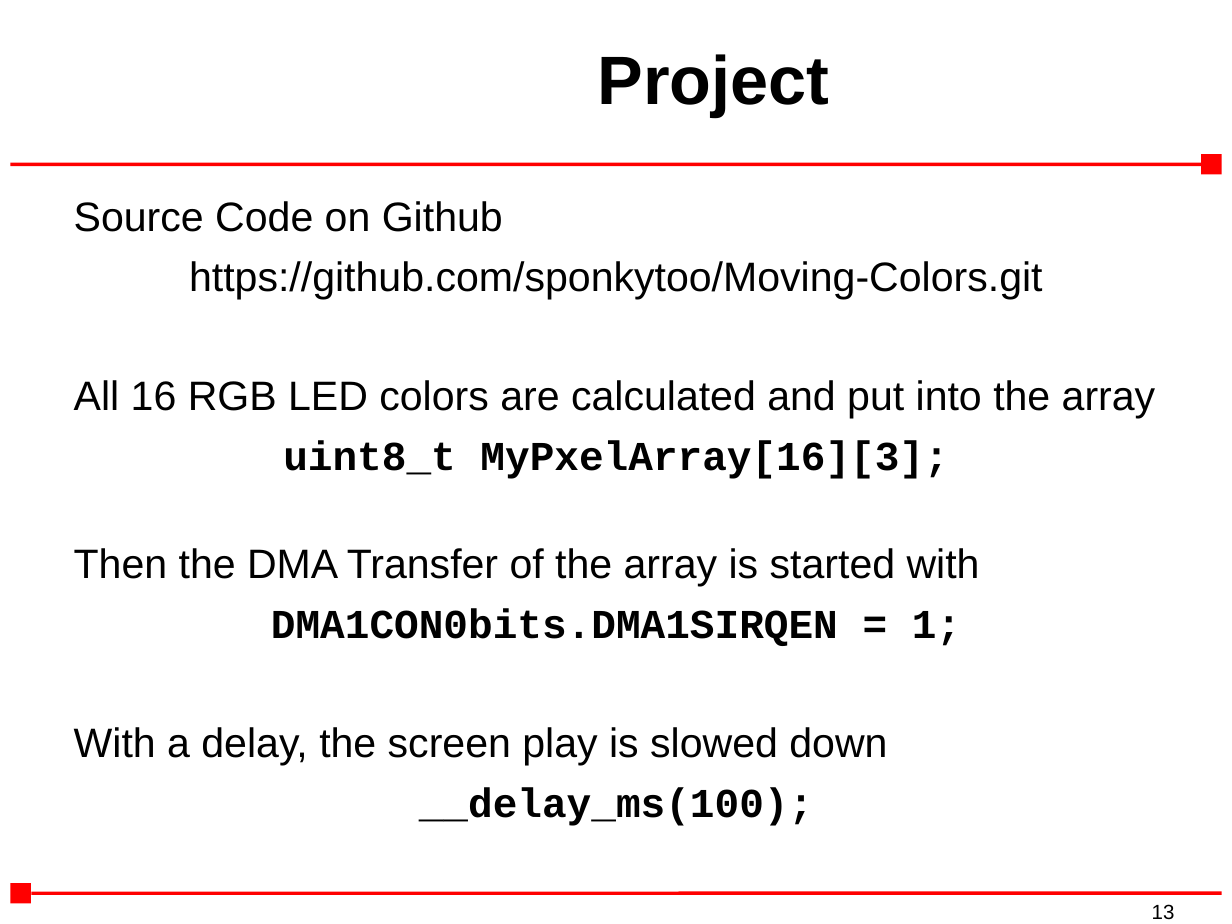
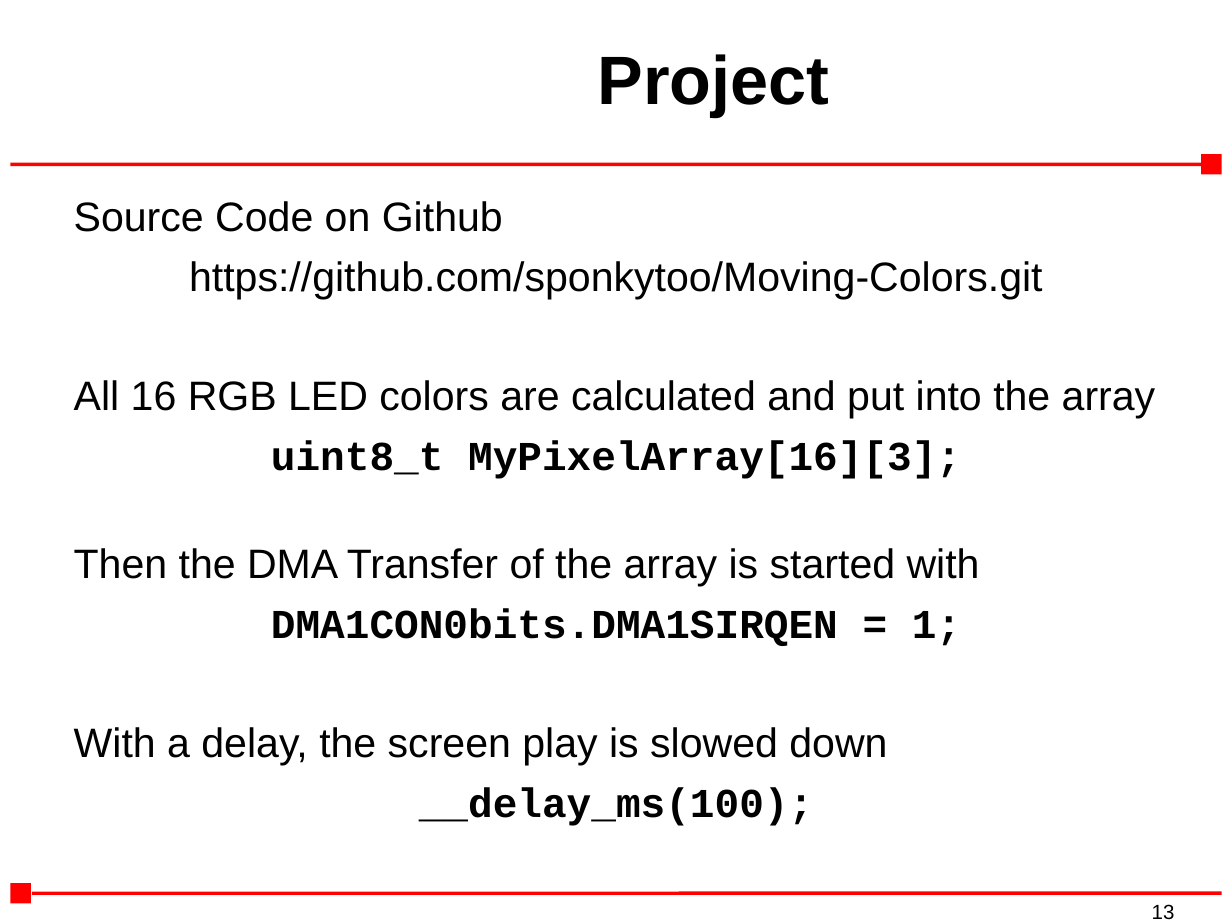
Before and after one commit to sponkytoo/Moving-Colors, a slide deck: slide 13 of PIC18F25K42_WS2812B.ppt. Drawn at 1232x924 pixels with LibreOffice and Linux fonts; fonts in the diff are those of the drawing; background and template pictures are left out. Boxes give left, top, right and bottom in pixels: in the first picture for what was removed or moved away, otherwise in the second. Text is boxed around its words. In the diff, an @@ line names an element or a change of style, - is before the commit and + after.

```diff
--- a/PIC18F25K42_WS2812B.ppt
+++ b/PIC18F25K42_WS2812B.ppt
@@ text at [271,440,961,479]: text changed @@
-uint8_t MyPxelArray[16][3];
+uint8_t MyPixelArray[16][3];
```
Also in this commit, not shown: 1 other slide changed, 2 slides added, 1 slide removed, 19 other files.
